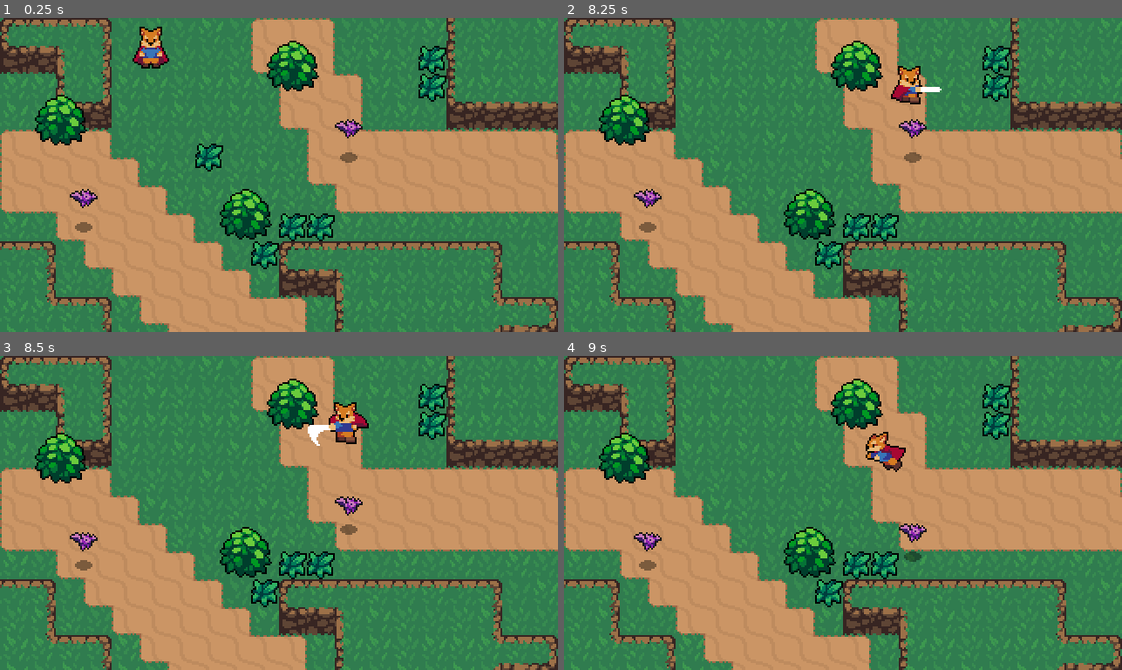
Above: before the commit, frames 1-4 (two rows, left to right).
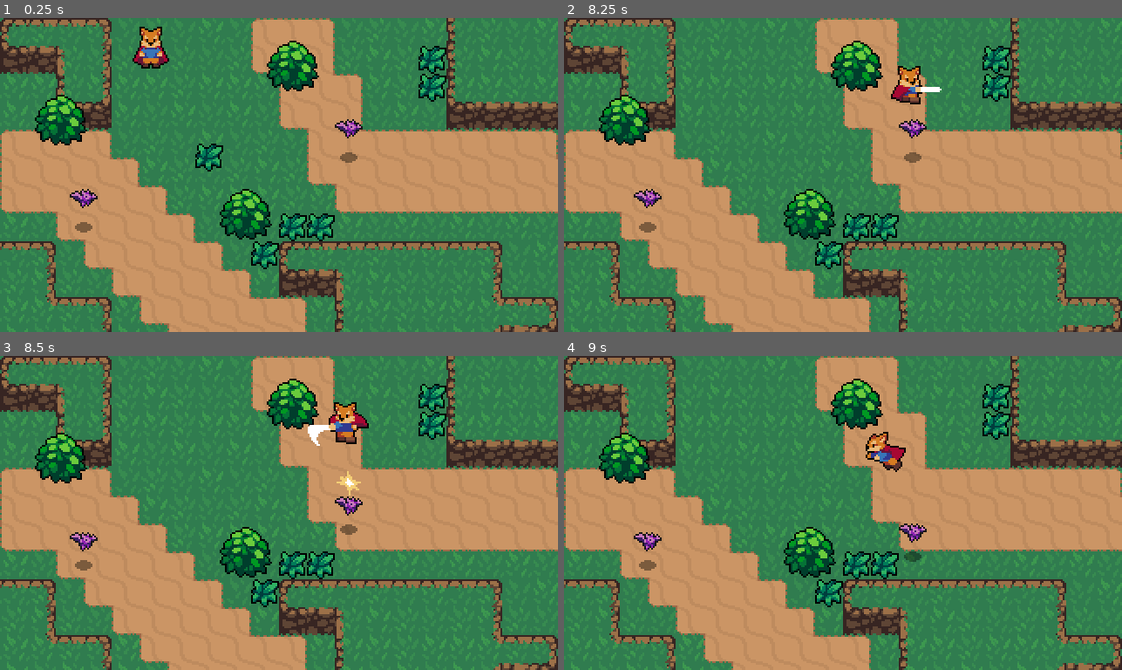
Above: after the commit, the same moments.

Repository: mai-soup/2DActionRpgGodot
Game: Godot game, scene res://World.tscn
The game is run twice, just before and just after one commit, with the same random seed, the same clock (stepped at 60 frames per second) and the same inputs.
Inputs:
- Up to frame 1 (0.25 s): no input
- Up to frame 2 (8.25 s): hold D (move_right) 0.53-1.28 s; tap Space (attack) every 1.5 s from 0.6 to 8.1 s; hold S (move_down) 1.28-2.03 s; tap Caps Lock (roll) every 1.5 s from 1.35 to 7.35 s; hold D (move_right) 2.03-2.78 s; hold W (move_up) 2.78-3.53 s; hold A (move_left) 3.53-5.03 s; hold S (move_down) 5.03-5.78 s; hold D (move_right) 5.78-6.53 s; hold W (move_up) 6.53-7.28 s; hold D (move_right) 7.28-8.03 s; hold S (move_down) from 8.03 s (still down)
- Up to frame 3 (8.5 s): keep holding S (move_down)
- Up to frame 4 (9 s): release S (move_down) at 8.78 s; hold A (move_left) from 8.78 s (still down); tap Caps Lock (roll) at 8.85 s

Frames 1-2 are identical in both runs. In frame 3, 0.1% of the frame differs, in the area x 60-65%, y 36-45%; in frame 4, nothing differs.

Commit message:
add hit effect when hitting a hurtbox, disable it for grass

Diff:
--- /dev/null
+++ b/Effects/HitEffect.tscn
@@ -0,0 +1,26 @@
+[gd_scene load_steps=6 format=2]
+
+[ext_resource path="res://Effects/Effect.gd" type="Script" id=1]
+[ext_resource path="res://Effects/HitEffect.png" type="Texture" id=2]
+
+[sub_resource type="AtlasTexture" id=1]
+atlas = ExtResource( 2 )
+region = Rect2( 0, 0, 24, 24 )
+
+[sub_resource type="AtlasTexture" id=2]
+atlas = ExtResource( 2 )
+region = Rect2( 24, 0, 24, 24 )
+
+[sub_resource type="SpriteFrames" id=3]
+animations = [ {
+"frames": [ SubResource( 1 ), SubResource( 2 ) ],
+"loop": true,
+"name": "Animate",
+"speed": 10.0
+} ]
+
+[node name="HitEffect" type="AnimatedSprite"]
+frames = SubResource( 3 )
+animation = "Animate"
+offset = Vector2( 0, -8 )
+script = ExtResource( 1 )
--- /dev/null
+++ b/Hurtboxes + Hitboxes/Hurtbox.gd
@@ -0,0 +1,14 @@
+extends Area2D
+
+const HitEffect: = preload("res://Effects/HitEffect.tscn")
+
+export var show_hit: = true
+
+func _on_Hurtbox_area_entered(area: Area2D) -> void:
+	if !show_hit:
+		return
+
+	var effect = HitEffect.instance()
+	var main = get_tree().current_scene
+	main.add_child(effect)
+	effect.global_position = global_position
--- a/Hurtboxes + Hitboxes/Hurtbox.tscn
+++ b/Hurtboxes + Hitboxes/Hurtbox.tscn
@@ -1,7 +1,12 @@
-[gd_scene format=2]
+[gd_scene load_steps=2 format=2]
+
+[ext_resource path="res://Hurtboxes + Hitboxes/Hurtbox.gd" type="Script" id=1]
 
 [node name="Hurtbox" type="Area2D"]
 collision_layer = 0
 collision_mask = 0
+script = ExtResource( 1 )
 
 [node name="CollisionShape2D" type="CollisionShape2D" parent="."]
+
+[connection signal="area_entered" from="." to="." method="_on_Hurtbox_area_entered"]
--- a/World/Grass.tscn
+++ b/World/Grass.tscn
@@ -17,6 +17,7 @@
 
 [node name="Hurtbox" parent="." instance=ExtResource( 3 )]
 collision_layer = 8
+show_hit = false
 
 [node name="CollisionShape2D" parent="Hurtbox" index="0"]
 position = Vector2( 8, 8 )
